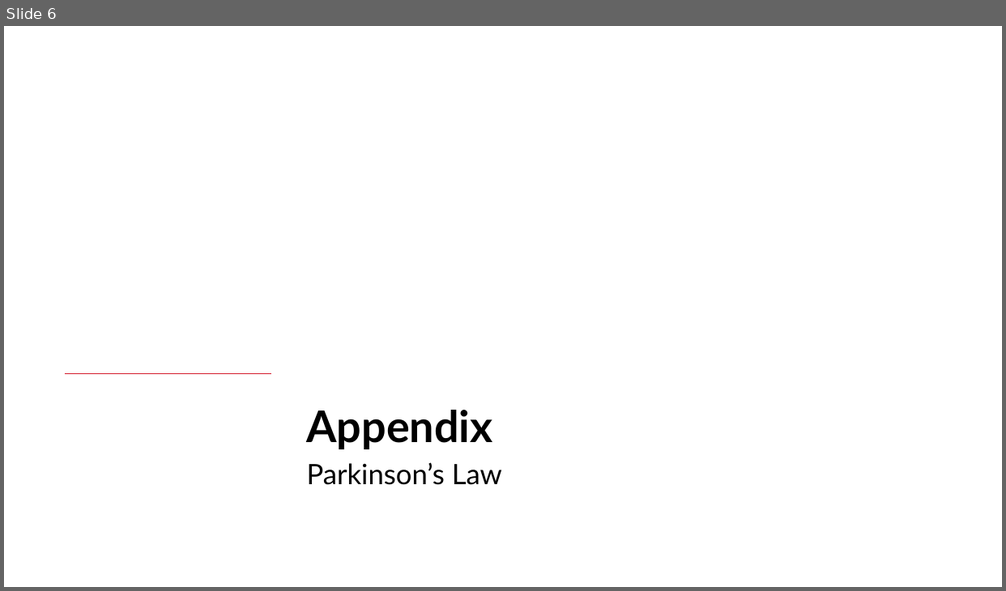
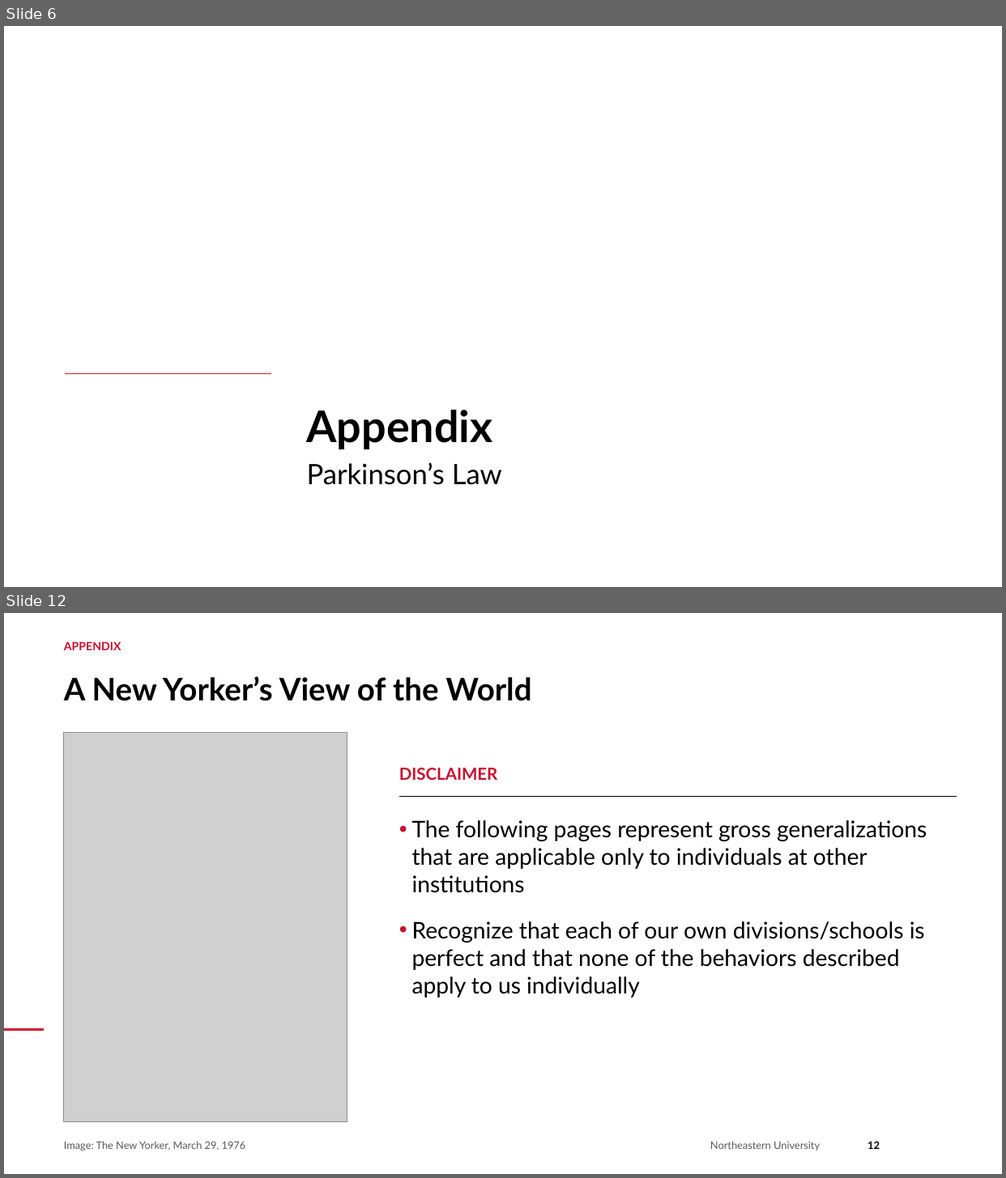
Before and after one commit to brettcsweet/Tonys-repo, a slide deck: 2026-09-29_Role_of_the_Center_Northeastern.pptx. Shown one above the other, each under a label of ours: slide 6 before the commit, slides 6 and 12 after it; the slides between them are not shown. The pictures are 1006x591 and 1006x1178 pixels, drawn with LibreOffice and Linux fonts; fonts in the diff are those of the drawing; grey boxes stand for pictures; background and template pictures are left out. Boxes give left, top, right and bottom in pixels: in the first picture for what was removed or moved away, otherwise in the second. Text is boxed around its words. In the diff, an @@ line names an element or a change of style, - is before the commit and + after.

```diff
--- a/2026-09-29_Role_of_the_Center_Northeastern.pptx
+++ b/2026-09-29_Role_of_the_Center_Northeastern.pptx
@@ slide 12 added at (4, 613, 1002, 1174), background #FFFFFF @@
@@ text added at (64, 641, 121, 650), 11 pt, text #C8102E, bold @@
+APPENDIX
@@ text added at (64, 676, 532, 701), 30 pt, text #000000, bold @@
+A New Yorker’s View of the World
@@ picture added at (64, 733, 347, 1122) @@
@@ text added at (399, 768, 498, 780), 16 pt, text #C8102E, bold @@
+DISCLAIMER
@@ line added from (399, 796) to (957, 796), #000000 1 pt @@
@@ text added at (412, 820, 927, 998), 22 pt, text #000000 @@
+• The following pages represent gross generalizations that are applicable only to individuals at other institutions
+• Recognize that each of our own divisions/schools is perfect and that none of the behaviors described apply to us individually
@@ line added from (44, 1030) to (4, 1030), #D31B2C 2 pt @@
@@ text added at (64, 1141, 246, 1152), 10 pt, text #595959 @@
+Image: The New Yorker, March 29, 1976
@@ text added at (710, 1141, 820, 1151), 10 pt, text #595959 @@
+Northeastern University
@@ page number added at (867, 1141, 880, 1149), 10 pt, text #000000, bold @@
+12
```
Also in this commit, not shown: 9 slides changed, 2 other slides added.
